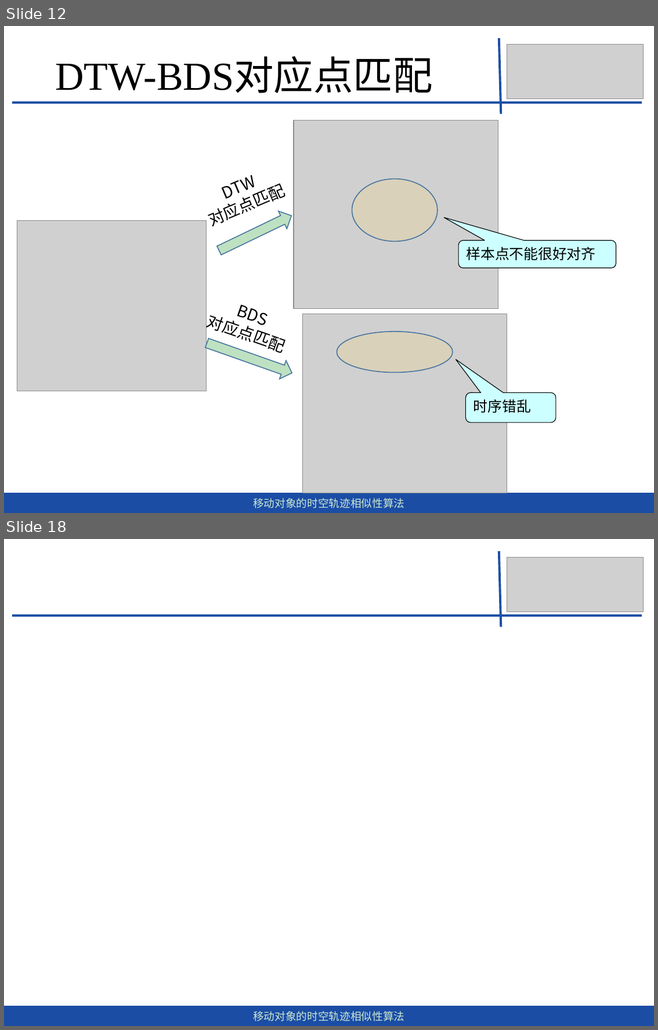
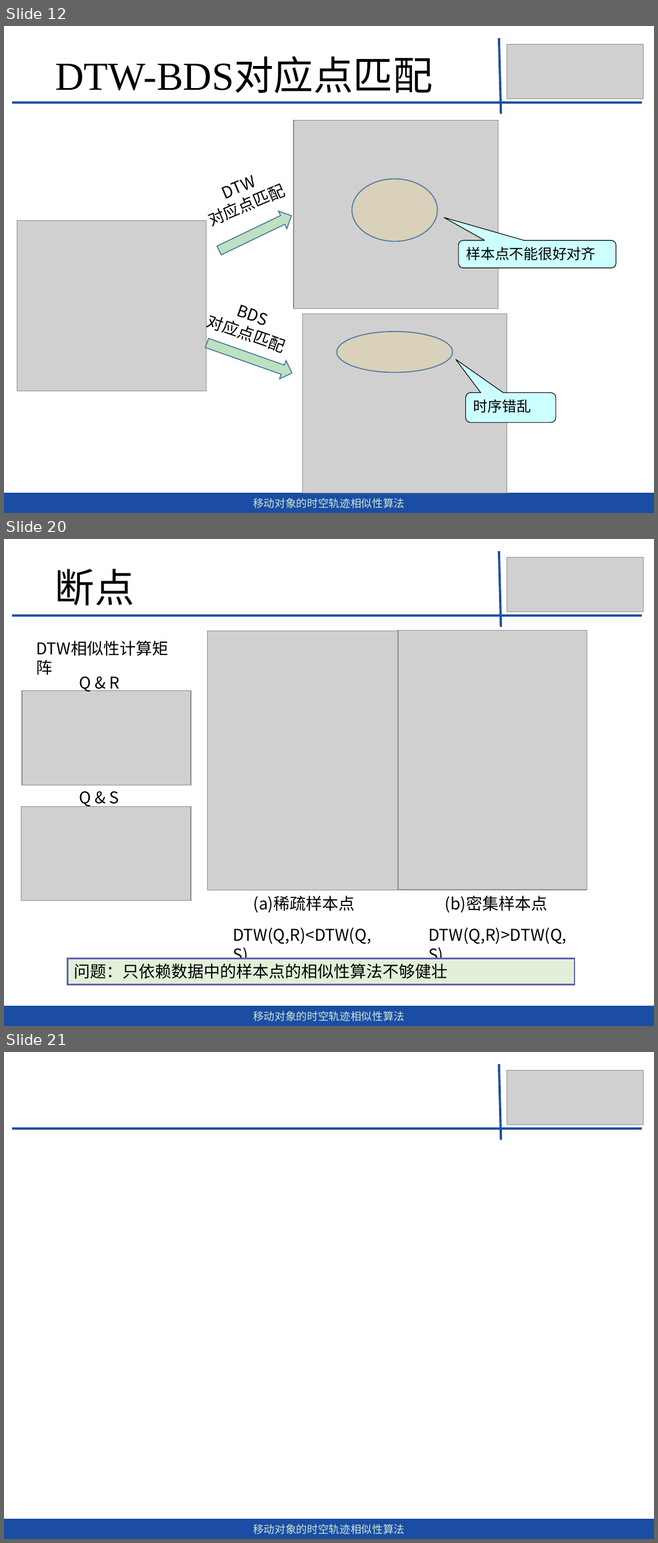
Before and after one commit to dingguangwei/biyelunwen, a slide deck: 答辩——毕设.pptx. Shown one above the other, each under a label of ours: slides 12 and 18 before the commit, slides 12, 20 and 21 after it; the slides between them are not shown. The pictures are 658x1030 and 658x1543 pixels, drawn with LibreOffice and Linux fonts; fonts in the diff are those of the drawing; grey boxes stand for pictures. Boxes give left, top, right and bottom in pixels: in the first picture for what was removed or moved away, otherwise in the second. Text is boxed around its words. In the diff, an @@ line names an element or a change of style, - is before the commit and + after.

```diff
--- a/答辩——毕设.pptx
+++ b/答辩——毕设.pptx
@@ slide 20 added at <box>4,539,654,1026</box>, background #CCE8CF @@
@@ line added from (498, 551) to (501, 627), #1E50A6 2.5 pt @@
@@ text added at <box>55,569,134,606</box>, 44 pt, text #000000 @@
+断点
@@ picture added at <box>507,558,643,613</box> @@
@@ line added from (12, 616) to (641, 616), #1E50A6 2.5 pt @@
@@ text added at <box>30,635,183,661</box>, 18 pt, text #000000 @@
+DTW相似性计算矩阵
@@ picture added at <box>208,631,398,890</box> @@
@@ picture added at <box>398,631,587,890</box> @@
@@ text added at <box>79,676,120,693</box>, 18 pt, text #000000 @@
+Q & R
@@ picture added at <box>22,691,191,785</box> @@
@@ text added at <box>79,791,119,808</box>, 18 pt, text #000000 @@
+Q & S
@@ picture added at <box>21,806,190,901</box> @@
@@ text added at <box>253,896,355,913</box>, 18 pt, text #000000 @@
+(a)稀疏样本点
@@ text added at <box>445,896,547,913</box>, 18 pt, text #000000 @@
+(b)密集样本点
@@ text added at <box>233,928,371,965</box>, 18 pt, text #000000 @@
+DTW(Q,R)<DTW(Q,S)
@@ text added at <box>428,928,566,965</box>, 18 pt, text #000000 @@
+DTW(Q,R)>DTW(Q,S)
@@ rectangle added at <box>68,959,574,984</box>, fill #E2F0D9, outline #5E5EAF 1.75 pt, 18 pt, text #000000 @@
+问题：只依赖数据中的样本点的相似性算法不够健壮
@@ rectangle added at <box>4,1006,654,1026</box>, fill #1B4DA5, 12 pt, text #CCE8CF @@
+移动对象的时空轨迹相似性算法
@@ what was slide 18 is now slide 21 @@
```
Also in this commit, not shown: 5 slides changed, 6 other slides added, 1 other file.
